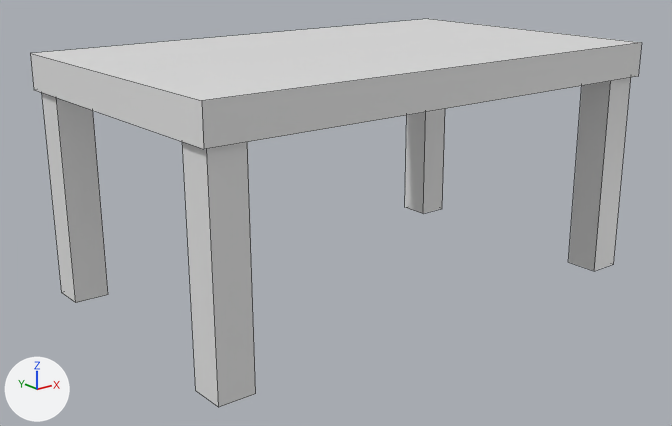
What one commit did to the FBX model Assets/Art/Models/Environment/Table2.fbx.
The view is the same before and after, from a camera (50 mm lens) standing at (-4.695, -2.059, 1.044) and looking at (-3.055, -0.009, 0.224). The axes (+X, +Y, +Z) are drawn at lower left. The lights are the same throughout. Mesh edges are drawn as thin lines. Where no turn or scale is listed for an object, it has been applied to the vertices.

Objects in the first picture: 'Table2'.
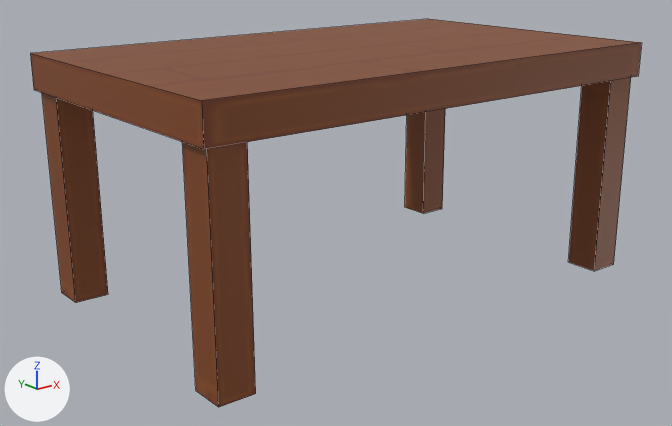
The newer file is also turned or shifted as a whole; pictures and numbers use the older file's frame.

Pixel boxes [x1, y1, x2, y2] of what changed, in the pictures (672 x 426 px):
'Table2', recoloured (white to brown)
    both: [30, 19, 642, 407]

The edits, one by one:
Picture 'Wood.png' (img_wood_png) is new.
Material 'Wood' (mat_wood) is new.
Its texture is img_wood_png.
me_plane_008 has 40 vertices, 30 faces and spans x -0.75..0.75, y -0.45..0.45, z 0.0..0.7.
me_plane_008 no longer uses material mat_grass (white #e7e7e7).
me_plane_008 now uses material mat_wood (picture img_wood_png).
